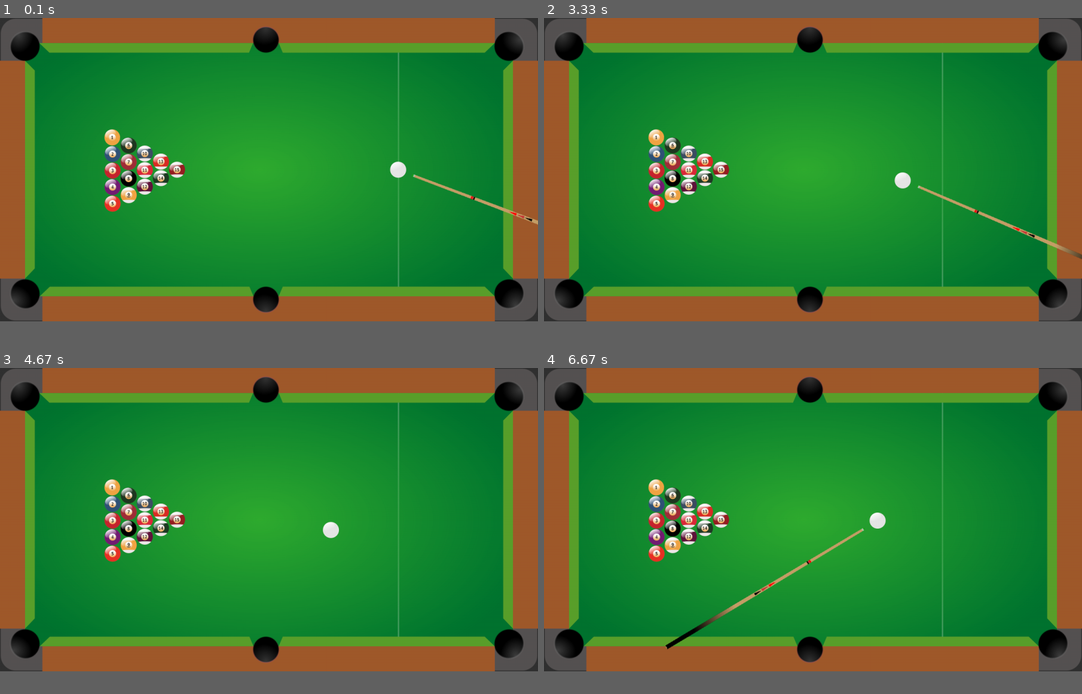
Above: before the commit, frames 1-4 (two rows, left to right).
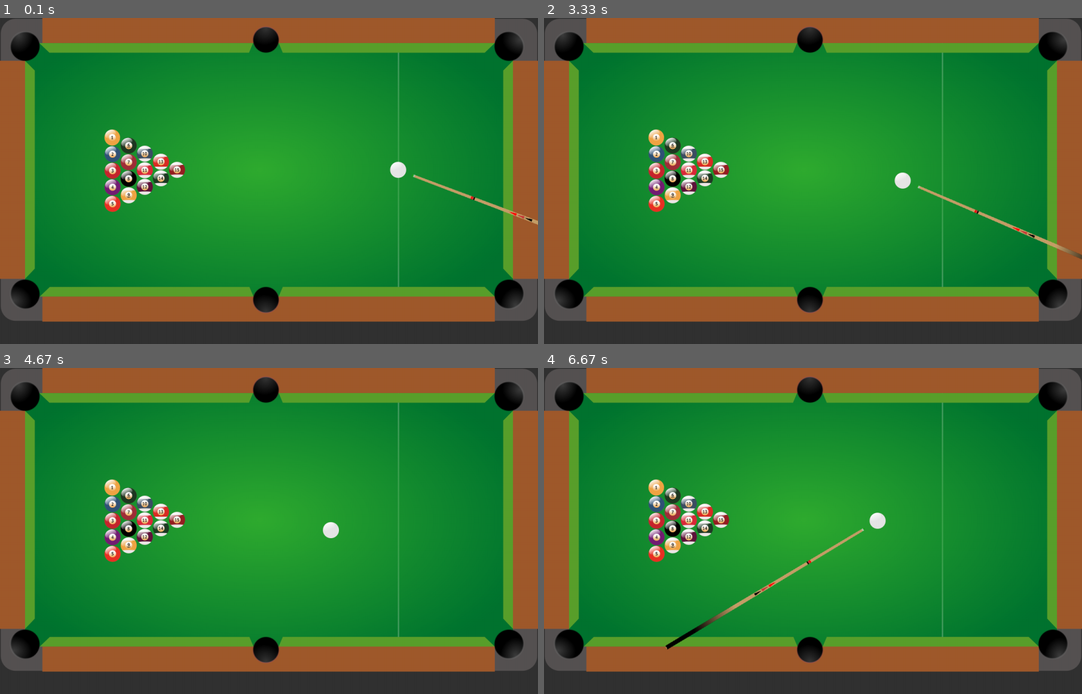
Above: after the commit, the same moments.

Repository: paulthomas2107/pygamePymunkWithRuss
Game: pygame game, started from main.py
Same seed, same stepped clock (60 frames per second), same inputs: the game is played once before the commit and once after it.
Inputs (mouse positions are in pixels of both pictures, inside the frame that each line leads up to):
- Up to frame 1 (0.1 s): no input
- Up to frame 2 (3.33 s): click (813, 181) at 0.38 s; click (646, 255) at 0.72 s; click (673, 60) at 1.05 s; click (818, 213) at 1.38 s; click (952, 233) at 1.72 s; click (952, 151) at 2.08 s; click (635, 213) at 2.58 s; click (651, 70) at 2.92 s
- Up to frame 3 (4.67 s): click (112, 511) at 3.42 s; click (414, 566) at 3.98 s; click (102, 550) at 4.32 s
- Up to frame 4 (6.67 s): click (683, 446) at 4.75 s; click (969, 557) at 5.15 s; click (850, 478) at 5.82 s; click (985, 456) at 6.22 s
In our replay, the window is 900x508 before the commit and 900x546 after it. These sizes can differ from the game's own. Grey fills any space a smaller window leaves; there, only what the larger window draws over its background counts as a difference.

The runs differ from the first frame. In frame 1, 0.6% of the frame differs, in the area x 0-100%, y 34-94%; in frame 2, 0.6%; in frame 3, 0.5%; in frame 4, 0.7%.

Commit message:
More....add potted status

Diff:
--- a/main.py
+++ b/main.py
@@ -7,9 +7,10 @@
 
 SCREEN_WIDTH = 1200
 SCREEN_HEIGHT = 678
+BOTTOM_PANEL = 50
 
 # Screen window
-screen = pygame.display.set_mode((SCREEN_WIDTH, SCREEN_HEIGHT))
+screen = pygame.display.set_mode((SCREEN_WIDTH, SCREEN_HEIGHT + BOTTOM_PANEL))
 pygame.display.set_caption("Pool")
 
 # Pymunk space
@@ -23,11 +24,14 @@
 
 # Game vars
 dia = 36
+pocket_dia = 66
 taking_shot = True
 force = 0
 max_force = 10000
 force_direction = 1
 powering_up = False
+potted_balls = []
+
 
 # Colours
 BG = (50, 50, 50)
@@ -73,7 +77,7 @@
 cue_ball = create_ball(dia / 2, pos)
 balls.append(cue_ball)
 
-# Create six pockets on table
+# Create pockets
 pockets = [
     (55, 63),
     (592, 48),
@@ -146,6 +150,18 @@
 
     # Pool Table
     screen.blit(table_image, (0, 0))
+
+    # Check for potted balls
+    for i, ball in enumerate(balls):
+        for pocket in pockets:
+            ball_x_dist = abs(ball.body.position[0] - pocket[0])
+            ball_y_dist = abs(ball.body.position[1] - pocket[1])
+            ball_dist = math.sqrt((ball_x_dist ** 2) + (ball_y_dist ** 2))
+            if ball_dist <= pocket_dia / 2:
+                space.remove(ball.body)
+                balls.remove(ball)
+                potted_balls.append(ball_images[i])
+                ball_images.pop(i)
 
     # Draw pool balls
     for i, ball in enumerate(balls):
@@ -176,7 +192,7 @@
         # Draw power
         for b in range(math.ceil(force / 2000)):
             screen.blit(power_bar,
-                        (balls[-1].body.position[0] + (b * 15),
+                        (balls[-1].body.position[0] - 30 + (b * 15),
                          balls[-1].body.position[1] + 30))
     elif not powering_up and taking_shot:
         x_impulse = math.cos(math.radians(cue_angle))
@@ -184,6 +200,10 @@
         balls[-1].body.apply_impulse_at_local_point((force * -x_impulse, force * y_impulse), (0, 0))
         force = 0
         force_direction = 1
+
+    # Draw potted balls in panel
+    for i, ball in enumerate(potted_balls):
+        screen.blit(ball, (10 + (i * 50), SCREEN_HEIGHT + 10))
 
     # Event listener
     for event in pygame.event.get():
